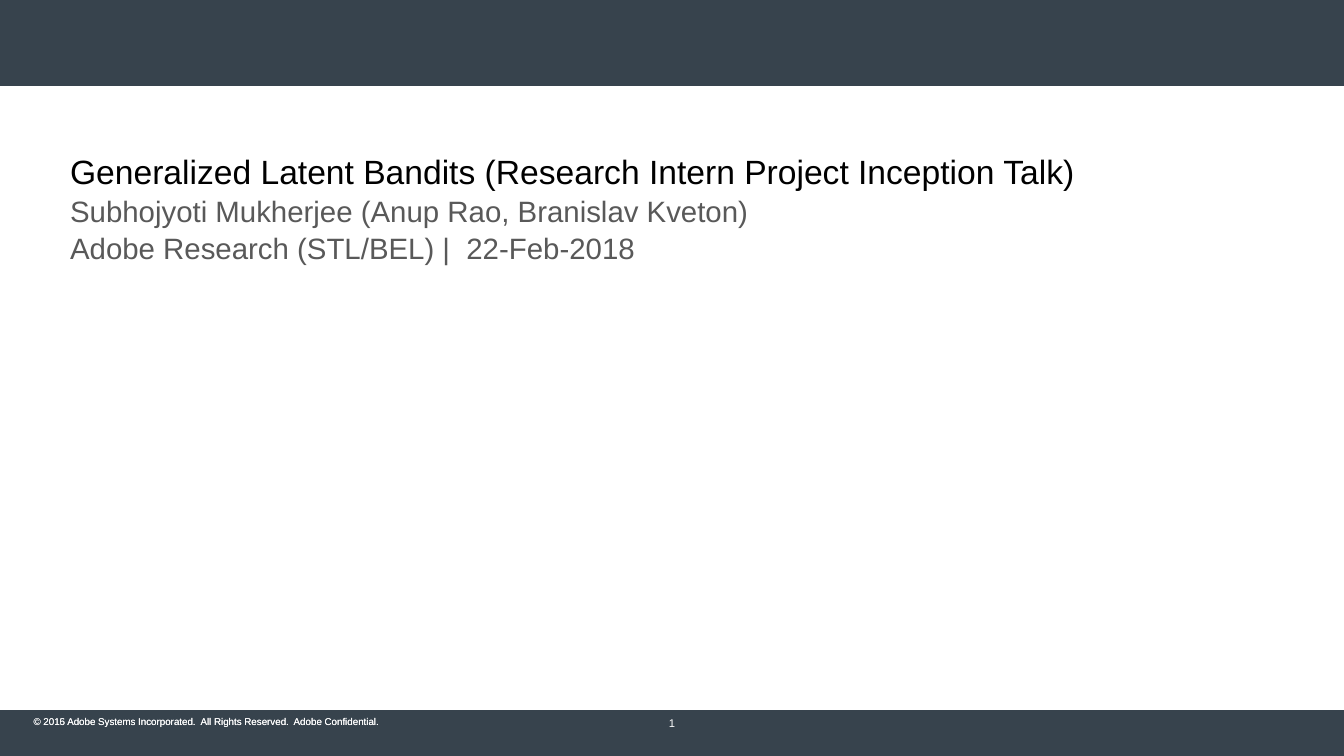
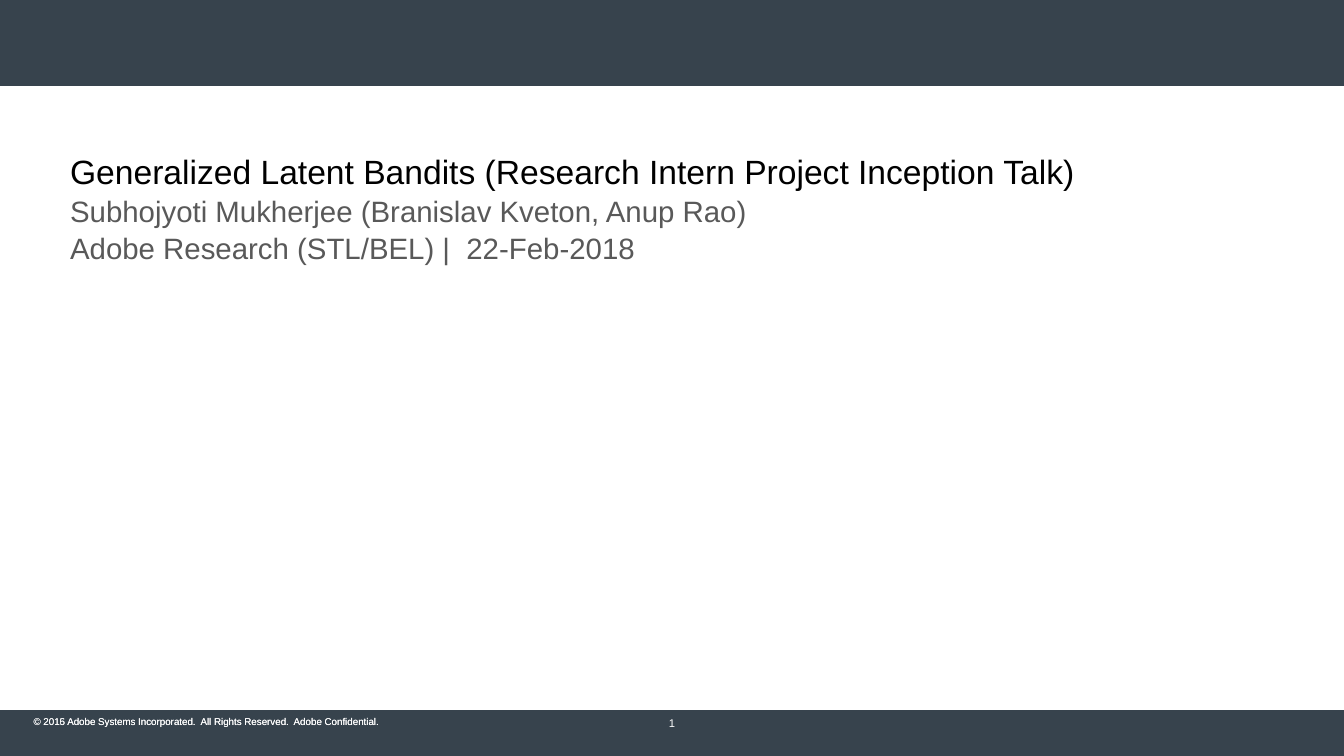
Before and after one commit to Subhojyoti/Adobe_Intern, a slide deck: slide 1 of Adobe PPT/Subho_Inception_talk.pptx. Drawn at 1344x756 pixels with LibreOffice and Linux fonts; fonts in the diff are those of the drawing; background and template pictures are left out. Boxes give left, top, right and bottom in pixels: in the first picture for what was removed or moved away, otherwise in the second. Text is boxed around its words. In the diff, an @@ line names an element or a change of style, - is before the commit and + after.

```diff
--- a/Adobe PPT/Subho_Inception_talk.pptx
+++ b/Adobe PPT/Subho_Inception_talk.pptx
@@ subtitle at [70,200,747,228]: text changed @@
-Subhojyoti Mukherjee (Anup Rao, Branislav Kveton)
+Subhojyoti Mukherjee (Branislav Kveton, Anup Rao)
```
Also in this commit, not shown: 5 other slides changed, 1 slide added, 4 other files.
